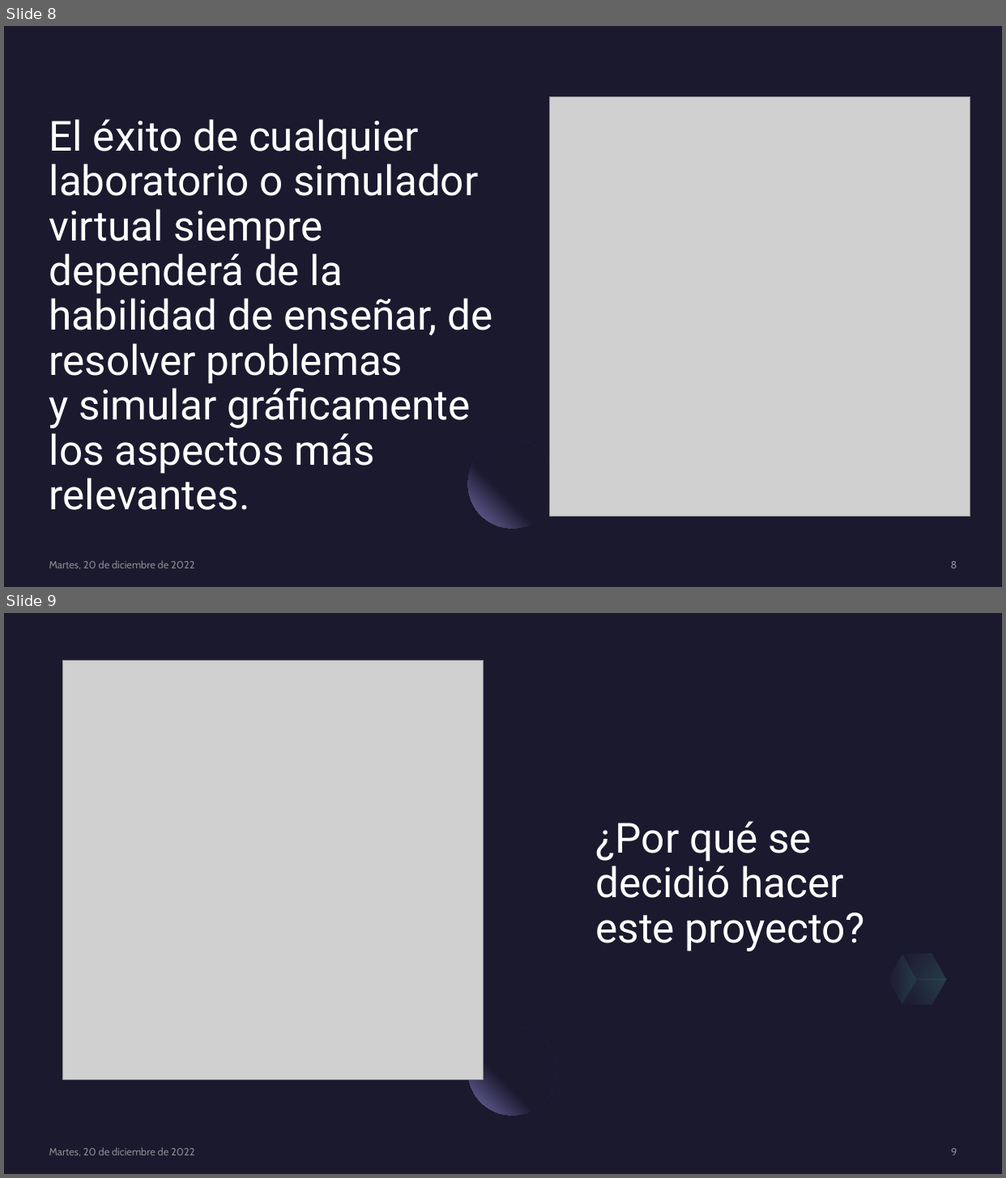
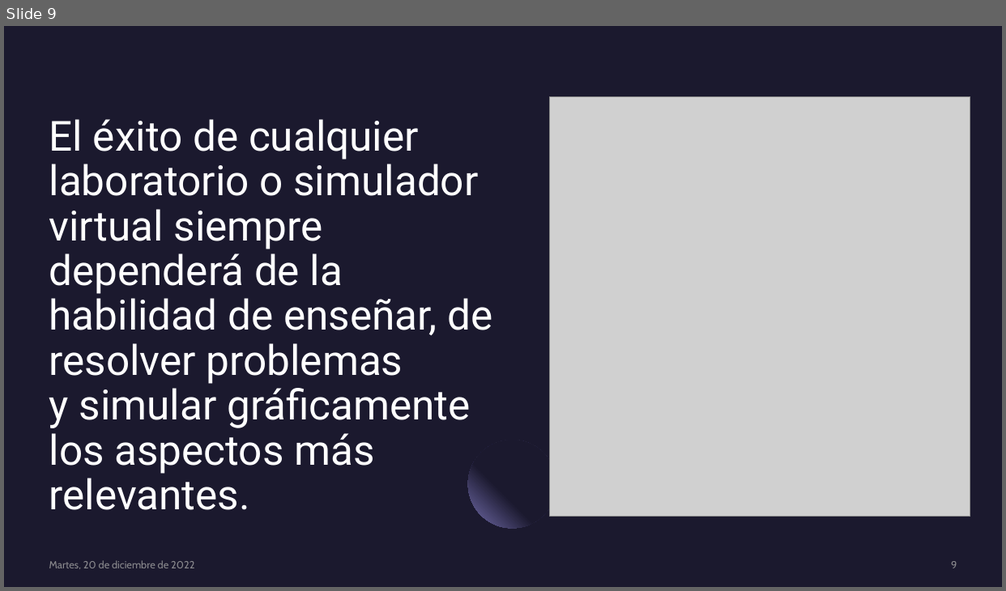
Before and after one commit to genzo-fz/TT_SSIG-3D, a slide deck: SSIG-3D.pptx. Shown one above the other, each under a label of ours: slides 8 and 9 before the commit, slide 9 after it. The pictures are 1006x1178 and 1006x591 pixels, drawn with LibreOffice and Linux fonts; fonts in the diff are those of the drawing; grey boxes stand for pictures. Boxes give left, top, right and bottom in pixels: in the first picture for what was removed or moved away, otherwise in the second. Text is boxed around its words. In the diff, an @@ line names an element or a change of style, - is before the commit and + after.

```diff
--- a/SSIG-3D.pptx
+++ b/SSIG-3D.pptx
@@ slide 9 removed at box(4, 613, 1002, 1174), background #1B192E; not listed: 1 template element that a slide beside it also shows @@
@@ picture removed at box(63, 660, 484, 1080) @@
@@ title removed at box(595, 821, 865, 952) @@
-¿Por qué se decidió hacer este proyecto?
@@ freeform shape removed at box(895, 941, 954, 993) @@
@@ freeform shape removed at box(881, 954, 924, 1005) @@
@@ freeform shape removed at box(902, 967, 946, 1018) @@
@@ text removed at box(49, 1148, 194, 1157) @@
-Martes, 20 de diciembre de 2022
@@ page number removed at box(951, 1148, 957, 1156) @@
-9
@@ what was slide 8 is now slide 9 @@
@@ page number at box(951, 561, 957, 569): text changed @@
-8
+9
```
Also in this commit, not shown: 5 slides changed, 5 slides added, 5 other slides removed.
